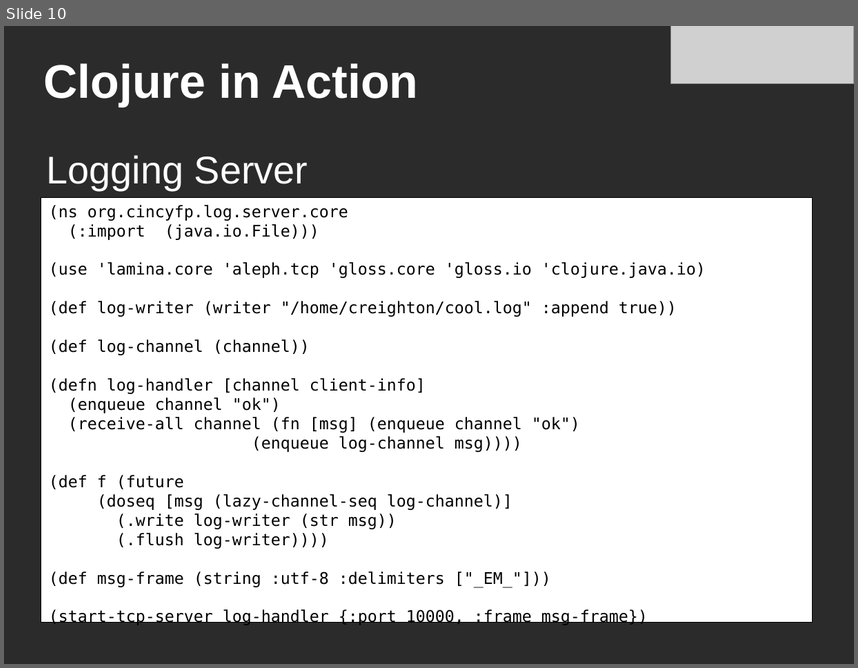
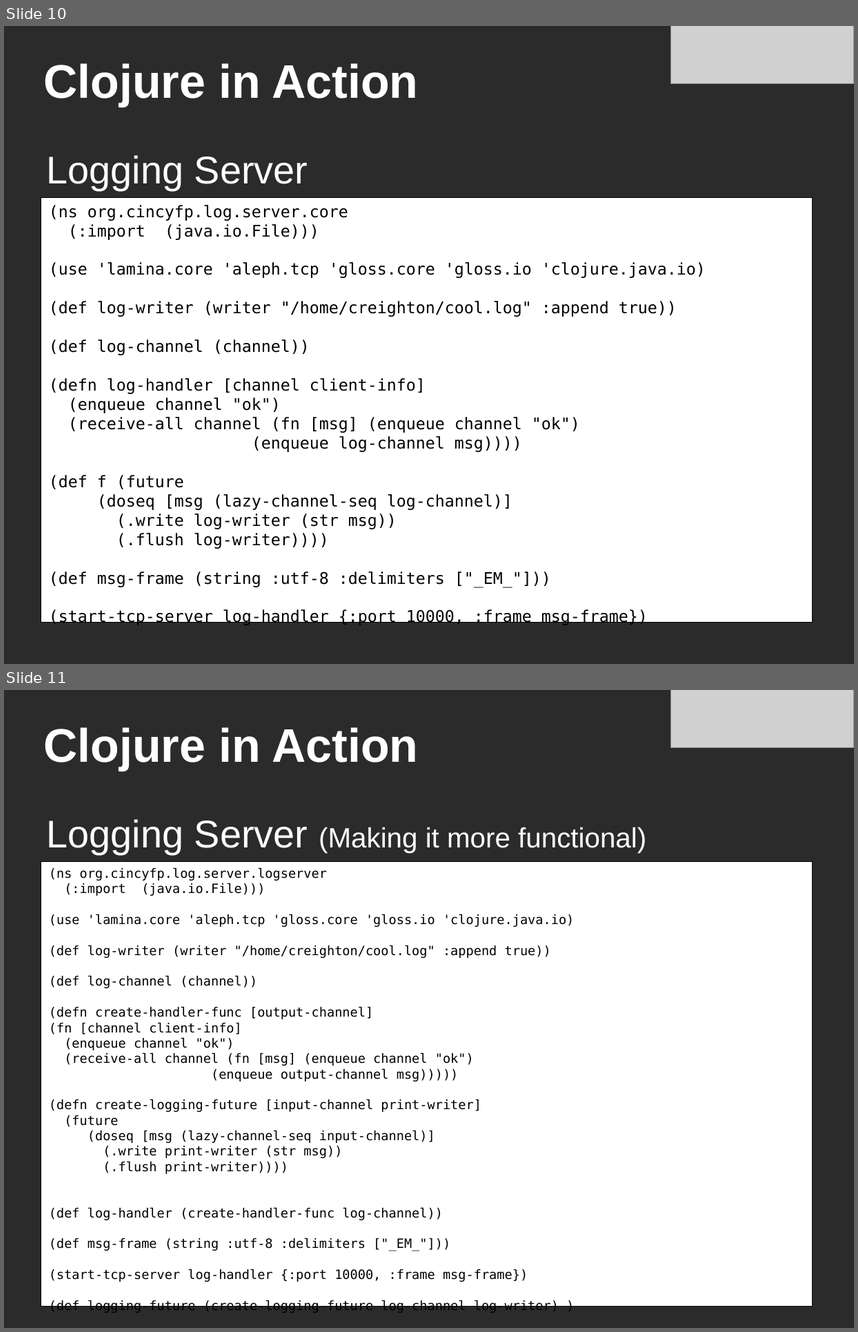
Before and after one commit to cincy-functional-programmers/cincyfp-presentations, a slide deck: jun-2011/clojure-in-action-cincyfp.odp. Shown one above the other, each under a label of ours: slide 10 before the commit, slides 10 and 11 after it. The pictures are 858x668 and 858x1332 pixels, drawn with LibreOffice and Linux fonts; fonts in the diff are those of the drawing; grey boxes stand for pictures; background and template pictures are left out; a plain dark background stands for a picture behind light text. Boxes give left, top, right and bottom in pixels: in the first picture for what was removed or moved away, otherwise in the second. Text is boxed around its words. In the diff, an @@ line names an element or a change of style, - is before the commit and + after.

Commit message:
added slides and code or a more functional version of the server

```diff
--- a/jun-2011/clojure-in-action-cincyfp.odp
+++ b/jun-2011/clojure-in-action-cincyfp.odp
@@ slide 11 added at box(4, 690, 854, 1328), background picture (left out) @@
@@ picture added at box(671, 690, 854, 748) @@
@@ title added at box(43, 727, 418, 771), 44 pt, text #FFFFFF, bold @@
+Clojure in Action
@@ text added at box(47, 819, 646, 854), 26 pt, text #FFFFFF @@
+Logging Server (Making it more functional)
@@ rectangle added at box(41, 861, 813, 1305), fill #FFFFFF, outline #000000 0 pt, 12 pt, text #000000 @@
+(ns org.cincyfp.log.server.logserver
+(:import (java.io.File)))
+(use 'lamina.core 'aleph.tcp 'gloss.core 'gloss.io 'clojure.java.io)
+(def log-writer (writer "/home/creighton/cool.log" :append true))
+(def log-channel (channel))
+(defn create-handler-func [output-channel]
+(fn [channel client-info]
+(enqueue channel "ok")
+(receive-all channel (fn [msg] (enqueue channel "ok")
+(enqueue output-channel msg)))))
+(defn create-logging-future [input-channel print-writer]
+(future
+(doseq [msg (lazy-channel-seq input-channel)]
+(.write print-writer (str msg))
+(.flush print-writer))))
+(def log-handler (create-handler-func log-channel))
+(def msg-frame (string :utf-8 :delimiters ["_EM_"]))
+(start-tcp-server log-handler {:port 10000, :frame msg-frame})
+(def logging-future (create-logging-future log-channel log-writer) )
```
Also in this commit, not shown: 1 other file.
